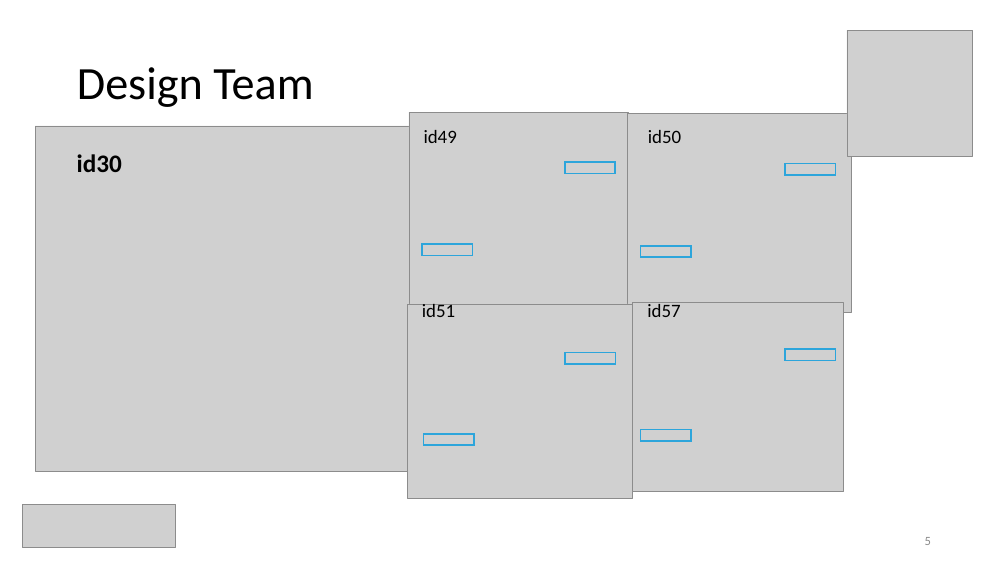
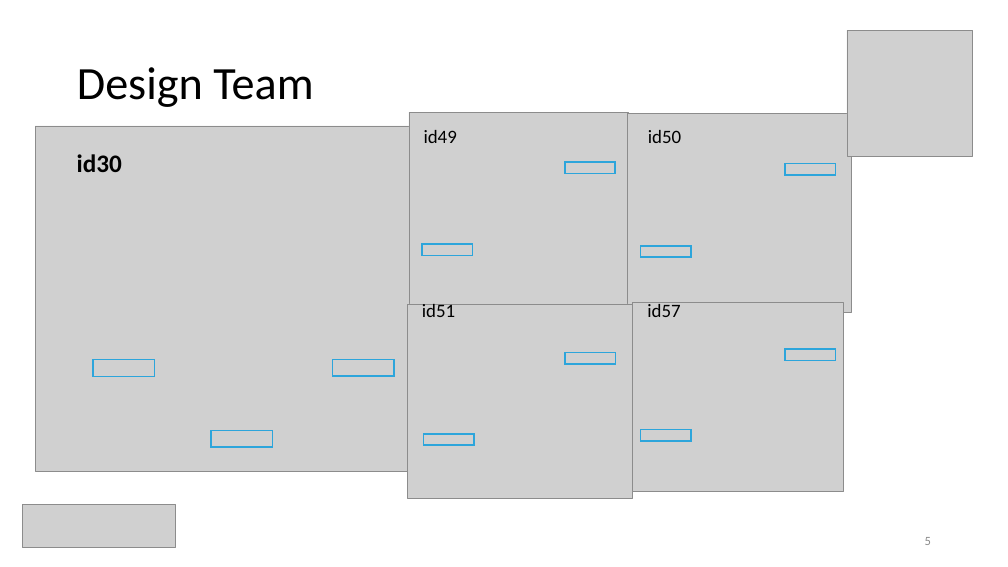
Before and after one commit to ceciliacheungns/Analytics_In_Business, a slide deck: slide 6 of Presentation.pptx. Drawn at 1008x567 pixels with LibreOffice and Linux fonts; fonts in the diff are those of the drawing; grey boxes stand for pictures. Boxes give left, top, right and bottom in pixels: in the first picture for what was removed or moved away, otherwise in the second. Text is boxed around its words. In the diff, an @@ line names an element or a change of style, - is before the commit and + after.

Commit message:
Added boxes for leader and team aggregation

```diff
--- a/Presentation.pptx
+++ b/Presentation.pptx
@@ rectangle added at <box>93,360,154,377</box>, outline #2DA5DB 1.5 pt @@
@@ rectangle added at <box>333,360,394,377</box>, outline #2DA5DB 1.5 pt @@
@@ rectangle added at <box>211,430,272,447</box>, outline #2DA5DB 1.5 pt @@
```
Also in this commit, not shown: 4 other slides changed.
